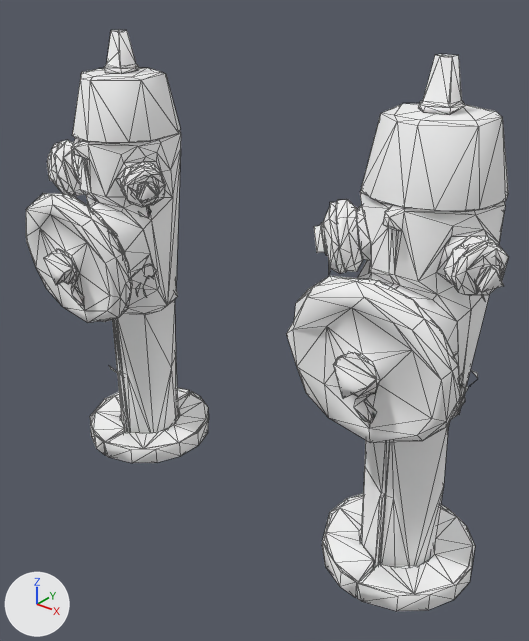
What one commit did to the glTF model game/assets/maps/common/props/fire_hydrant.glb.
Both versions are drawn from a 50 mm lens placed at (0.719, -0.881, 0.899), pointed at (0.033, -0.023, 0.367). Arrows for +X, +Y and +Z are at lower left; the lights stay in place. The picture after the commit comes second. Mesh edges are drawn as thin lines. Vertices at exactly the same position are counted once.

Names of what the first picture shows: 'fire_hydrant_0', 'fire_hydrant_1'.
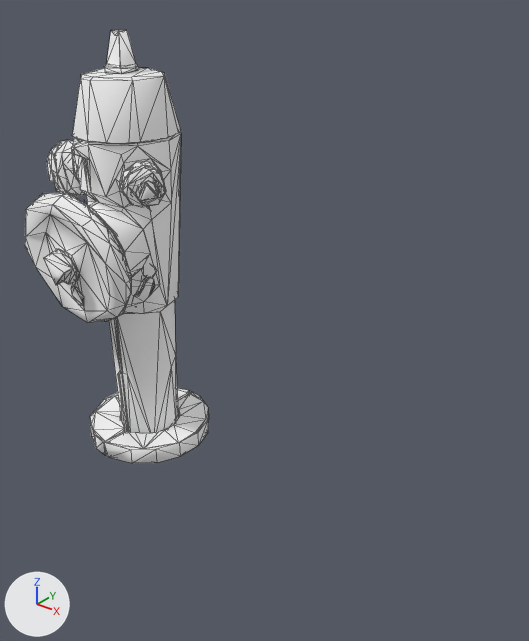
The newer file is also turned or shifted as a whole; pictures and numbers use the older file's frame.

The change, as JSON lines over the scene's bpy script:
```json
{"block": "me_fire_hydrant_0", "where": "# used by ob_fire_hydrant_0; location = (0.0, 0.0, 0.0)"}
{"op": "remove", "block": "me_fire_hydrant_0", "code": "me_fire_hydrant_0.from_pydata(...)  # 1274 vertices, 2419 faces; spans x -0.44..-0.167, y -0.191..0.127, z 0.0..0.799"}
{"op": "remove", "block": "me_fire_hydrant_0", "code": "me_fire_hydrant_0.materials.append(mat_fire_hydrant)  # white #ffffff"}
{"op": "add", "block": "me_fire_hydrant_0", "code": "me_fire_hydrant_0.from_pydata(...)  # 1286 vertices, 2451 faces; spans x -0.44..-0.167, y -0.191..0.127, z 0.0..0.799"}
{"block": "me_fire_hydrant_0", "change": "me_fire_hydrant_0 part 1: 33 vertices moved from x -0.42..-0.191, y -0.144..0.075, z 0.174..0.732 to x -0.423..-0.199, y -0.151..0.076, z 0.172..0.732; 271 vertices removed from x -0.439..-0.171, y -0.163..0.111, z 0.0..0.799; 294 vertices added at x -0.438..-0.174, y -0.163..0.109, z 0.0..0.792"}
{"block": "me_fire_hydrant_0", "change": "other edits to the shape of me_fire_hydrant_0 do not show in these pictures"}
{"op": "add", "block": "me_fire_hydrant_0", "code": "me_fire_hydrant_0.materials.append(mat_fire_hydrant_aged)  # white #ffffff"}
{"op": "remove", "block": "ob_fire_hydrant_1", "code": ["ob_fire_hydrant_1 = bpy.data.objects.new('fire_hydrant_1', me_fire_hydrant_1)", "ob_fire_hydrant_1.location = (0.0, 0.0, 0.0)"]}
```

Location of each change, [x1, y1, x2, y2] in pixels of the pictures (529 x 641 px; the box of a moved part takes in the faces that stretch with it):
```json
{"object": "fire_hydrant_1", "change": "deleted", "before": [287, 54, 509, 611]}
{"object": "fire_hydrant_0", "change": "reshaped", "before": [26, 30, 209, 463], "after": [25, 30, 209, 463]}
{"part": 1, "of": "me_fire_hydrant_0", "change": "moved or reshaped", "before": [26, 31, 188, 455], "after": [25, 30, 181, 441]}
```
